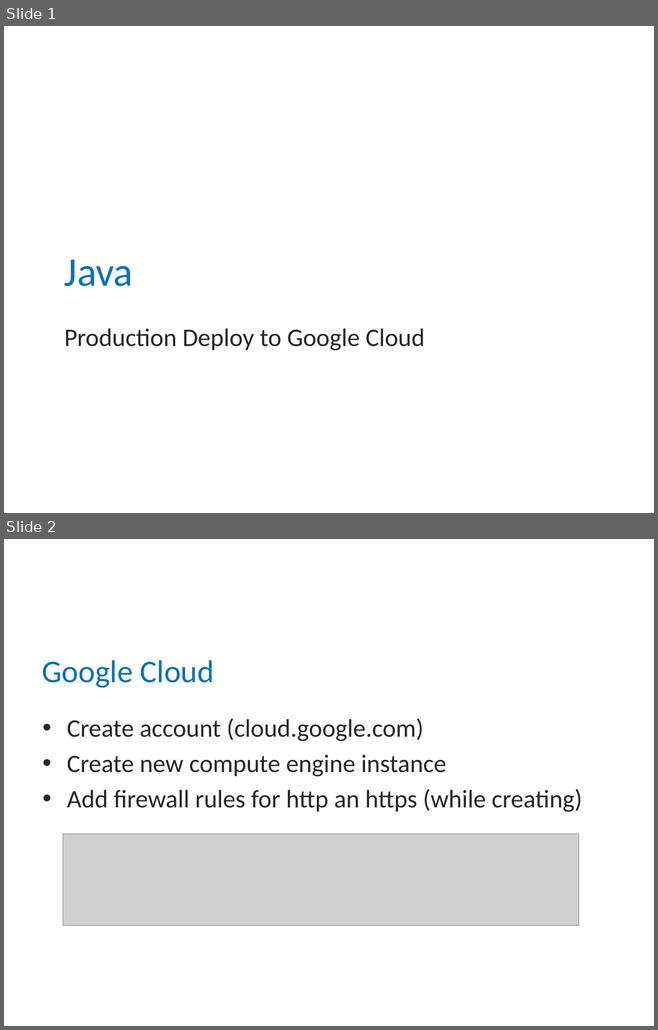
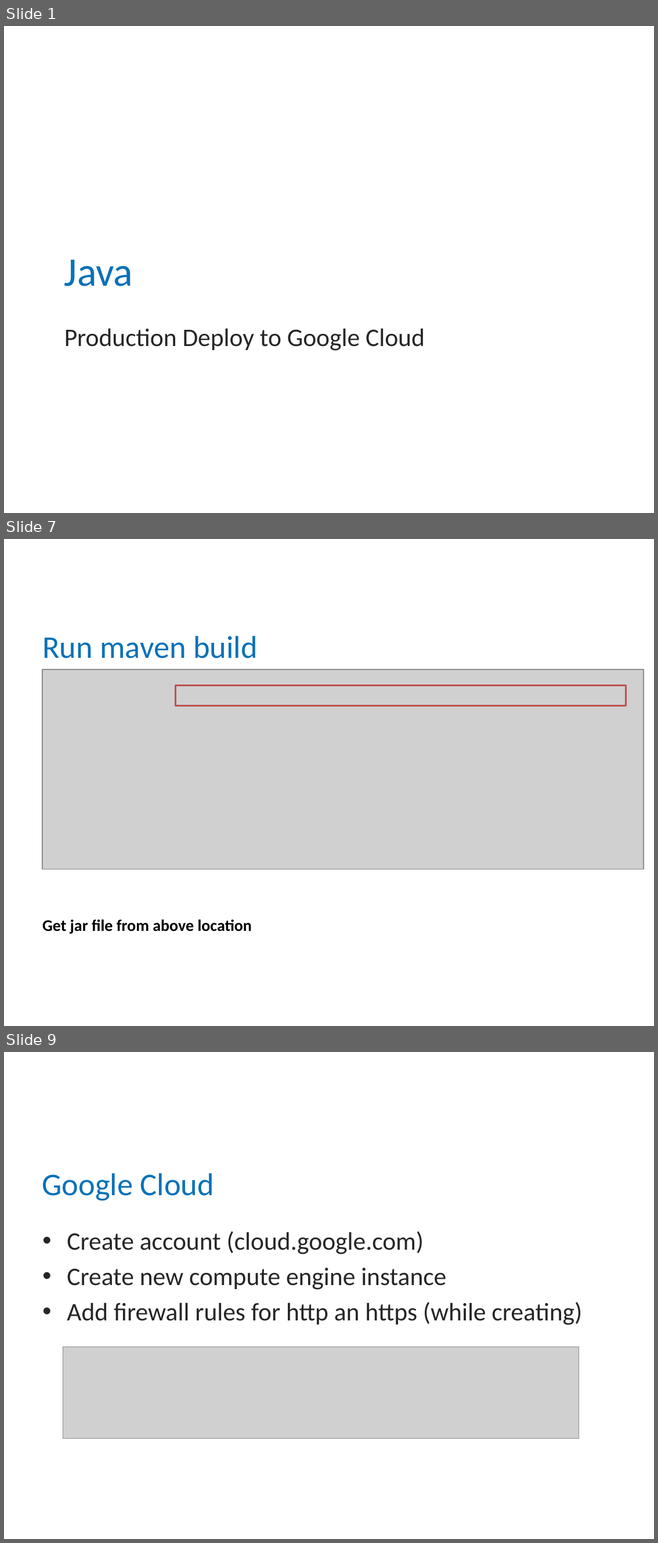
Before and after one commit to mitka0260/BCSlessons, a slide deck: src/main/java/ee/bcs/java/lectures/Loeng47 - Google-Cloud-Deploy.pptx. Shown one above the other, each under a label of ours: slides 1 and 2 before the commit, slides 1, 7 and 9 after it; the slides between them are not shown. The pictures are 658x1030 and 658x1543 pixels, drawn with LibreOffice and Linux fonts; fonts in the diff are those of the drawing; grey boxes stand for pictures; background and template pictures are left out. Boxes give left, top, right and bottom in pixels: in the first picture for what was removed or moved away, otherwise in the second. Text is boxed around its words. In the diff, an @@ line names an element or a change of style, - is before the commit and + after.

```diff
--- a/src/main/java/ee/bcs/java/lectures/Loeng47 - Google-Cloud-Deploy.pptx
+++ b/src/main/java/ee/bcs/java/lectures/Loeng47 - Google-Cloud-Deploy.pptx
@@ slide 7 added at (4, 539, 654, 1026), background #FFFFFF @@
@@ title added at (42, 636, 257, 658), 35 pt, text #0A71B9 @@
+Run maven build
@@ picture added at (42, 669, 643, 870) @@
@@ rectangle added at (176, 685, 626, 705), outline #C0504D 2 pt @@
@@ text added at (42, 919, 252, 934), 18 pt, text #000000, bold @@
+Get jar file from above location
@@ what was slide 2 is now slide 9 @@
```
Also in this commit, not shown: 5 slides changed, 6 other slides added, 1 other file.
